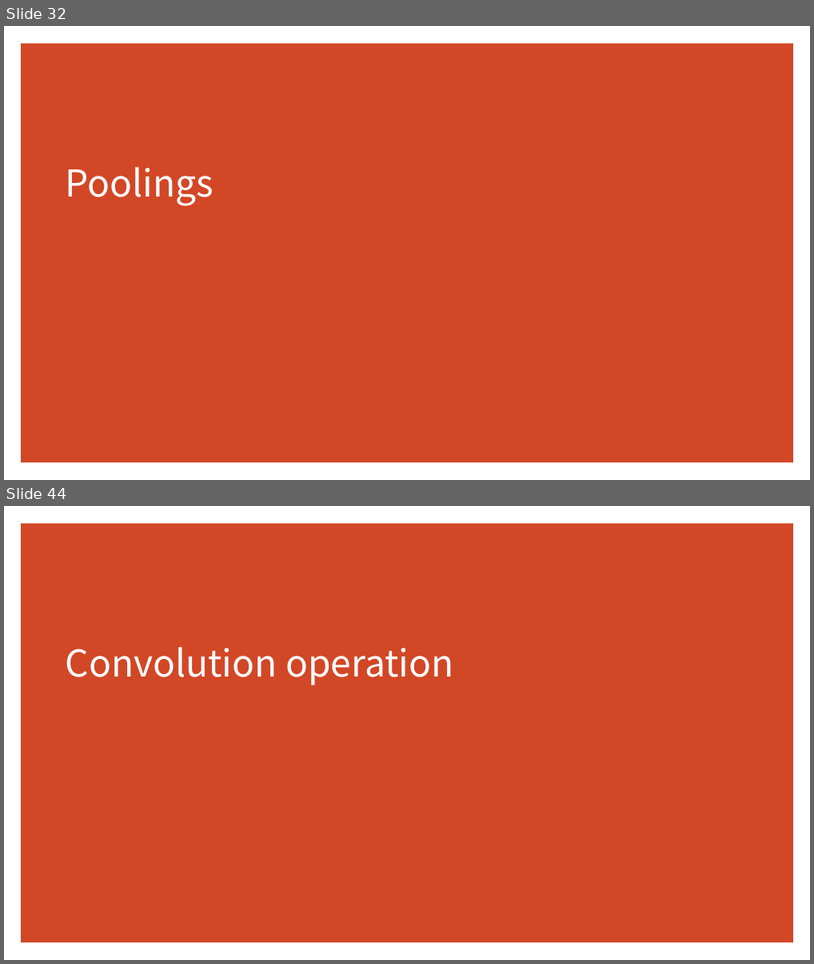
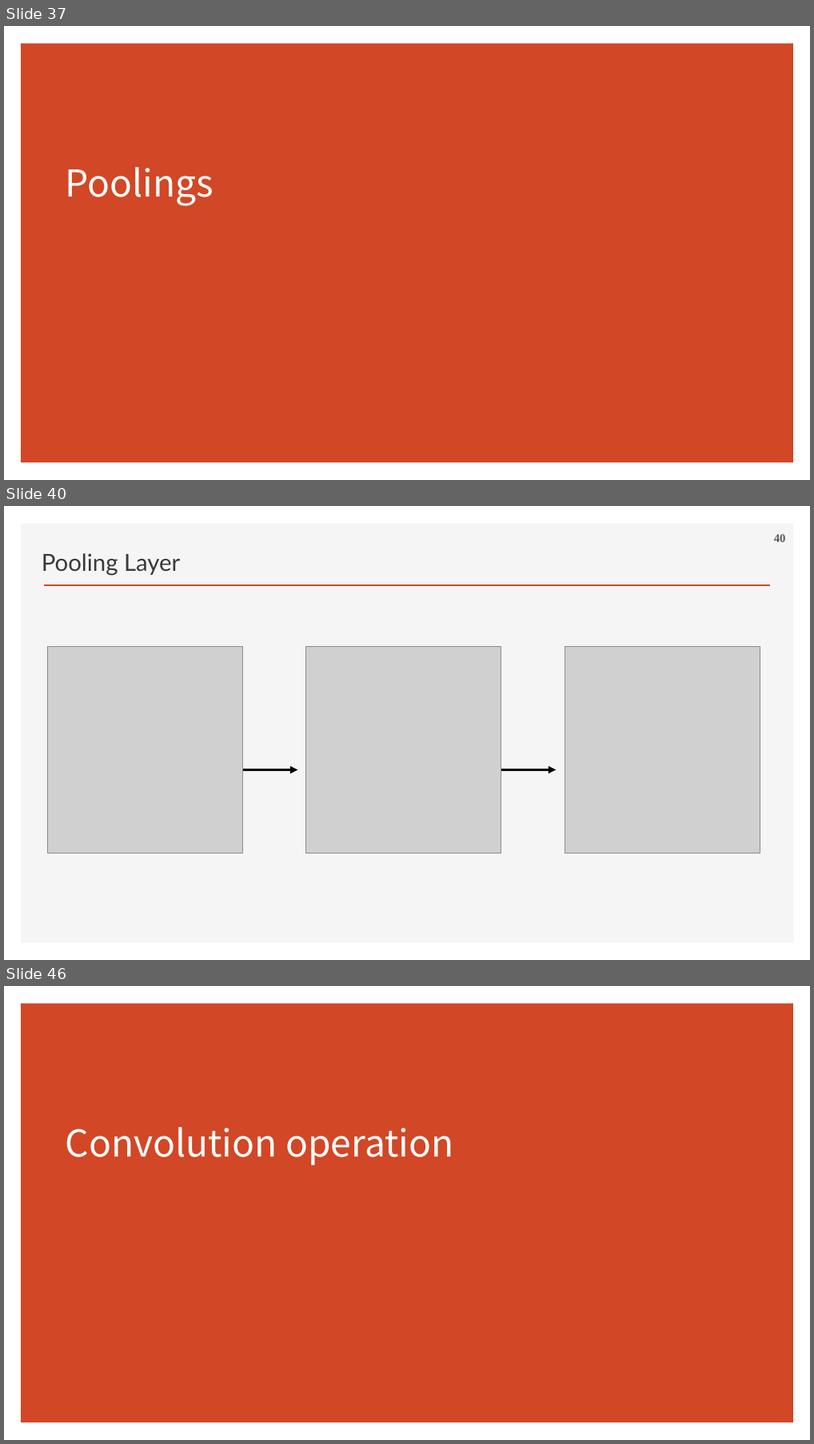
Before and after one commit to ancestor9/2026_Fall_Deep-Learning-with-Python, a slide deck: Chapter 08 Image Classification.pptx. Shown one above the other, each under a label of ours: slides 32 and 44 before the commit, slides 37, 40 and 46 after it; the slides between them are not shown. The pictures are 814x964 and 814x1444 pixels, drawn with LibreOffice and Linux fonts; fonts in the diff are those of the drawing; grey boxes stand for pictures; background and template pictures are left out. Boxes give left, top, right and bottom in pixels: in the first picture for what was removed or moved away, otherwise in the second. Text is boxed around its words. In the diff, an @@ line names an element or a change of style, - is before the commit and + after.

```diff
--- a/Chapter 08 Image Classification.pptx
+++ b/Chapter 08 Image Classification.pptx
@@ slide 40 added at box(4, 506, 810, 960), background #FFFFFF @@
@@ rectangle added at box(21, 524, 794, 943), fill #F5F5F5 @@
@@ text added at box(42, 553, 180, 575), 28 pt, text #3B3838 @@
+Pooling Layer
@@ page number added at box(774, 534, 786, 542), 14 pt, text #595959, bold @@
+40
@@ line added from (44, 585) to (770, 585), #D24726 2 pt @@
@@ picture added at box(47, 646, 242, 852) @@
@@ picture added at box(306, 646, 502, 852) @@
@@ picture added at box(566, 646, 761, 852) @@
@@ arrow added from (92, 770) to (298, 770), #000000 3 pt @@
@@ arrow added from (430, 770) to (556, 770), #000000 3 pt @@
@@ what was slide 32 is now slide 37 @@
@@ what was slide 44 is now slide 46 @@
```
Also in this commit, not shown: 18 slides changed, 2 other slides added.
